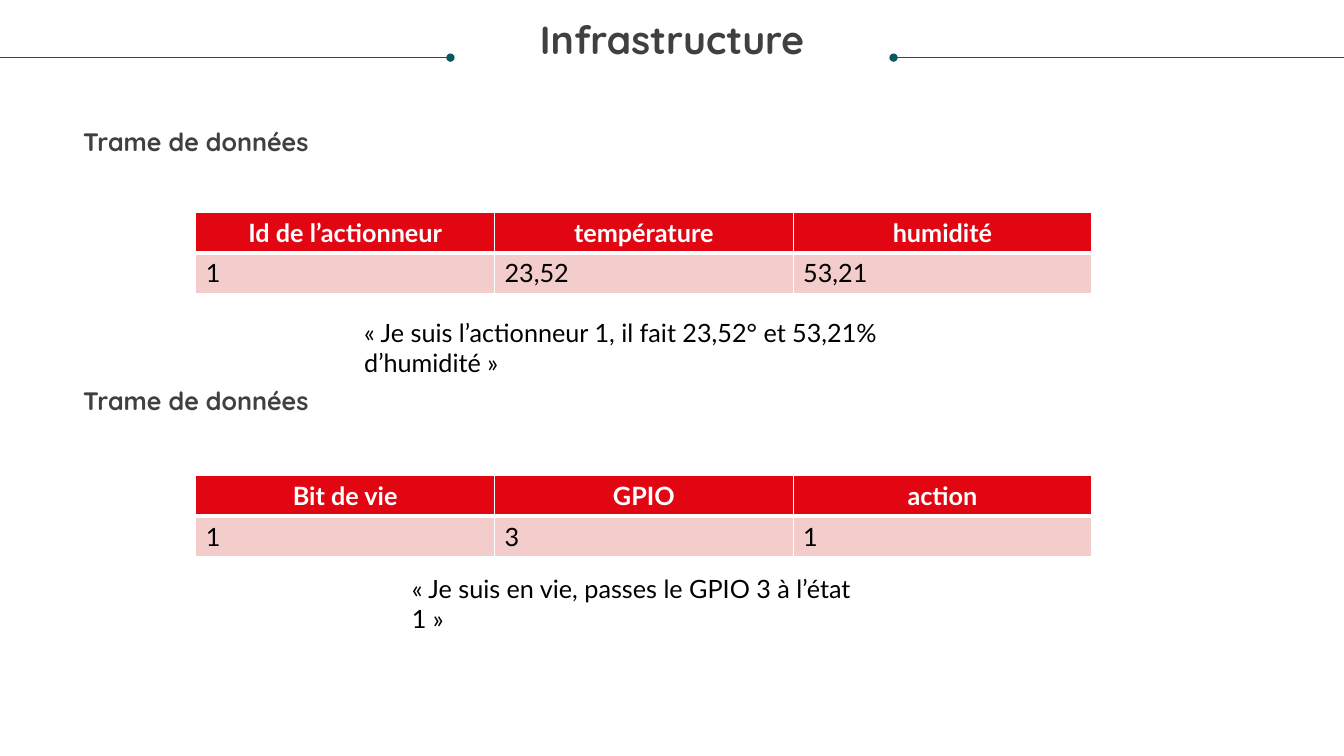
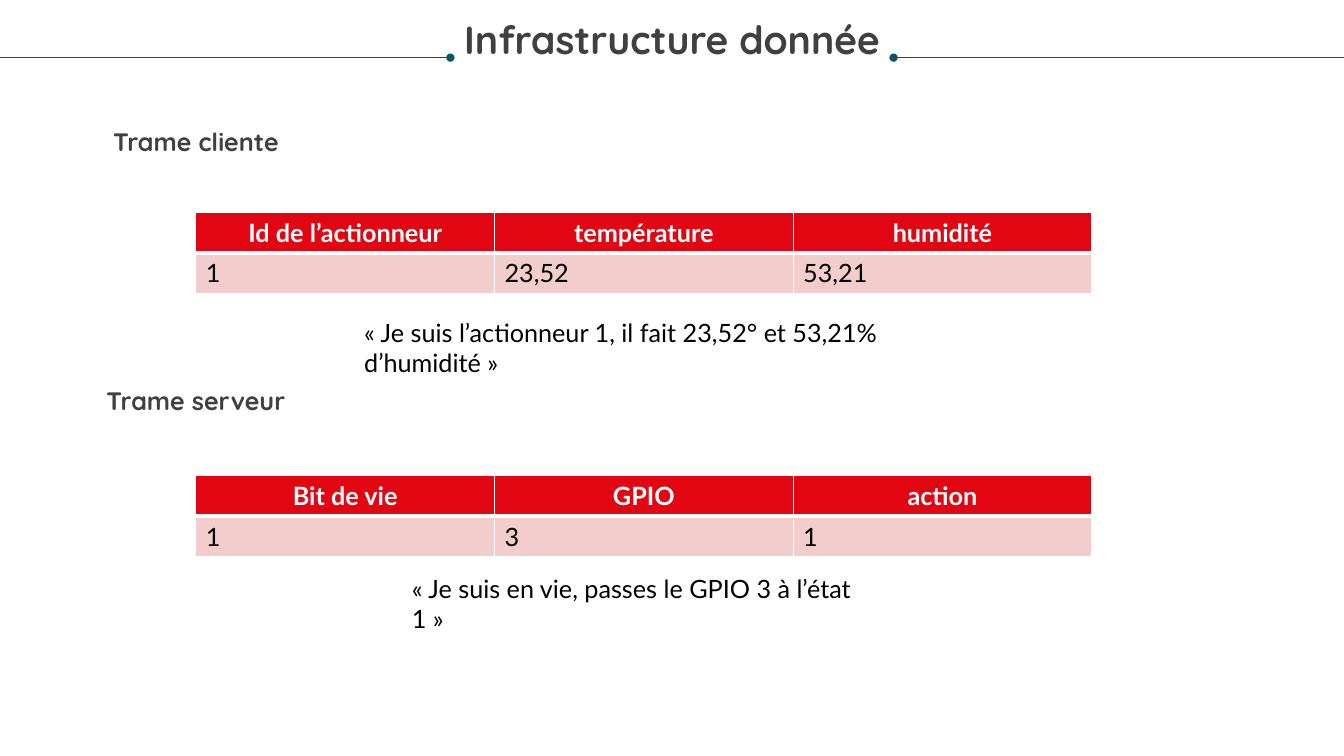
Before and after one commit to hackersoft13/Cobox, a slide deck: slide 10 of Doc/Cobox.pptx (slide 8 before the commit). Drawn at 1344x756 pixels with LibreOffice and Linux fonts; fonts in the diff are those of the drawing. Boxes give left, top, right and bottom in pixels: in the first picture for what was removed or moved away, otherwise in the second. Text is boxed around its words. In the diff, an @@ line names an element or a change of style, - is before the commit and + after.

```diff
--- a/Doc/Cobox.pptx
+++ b/Doc/Cobox.pptx
@@ text at <box>464,24,880,55</box>: text changed @@
-Infrastructure
+Infrastructure donnée
@@ text at <box>113,132,279,152</box>: text changed @@
-Trame de données
+Trame cliente
@@ text at <box>106,392,285,411</box>: text changed @@
-Trame de données
+Trame serveur
```
Also in this commit, not shown: 7 other slides changed, 5 slides added, 1 slide removed.
